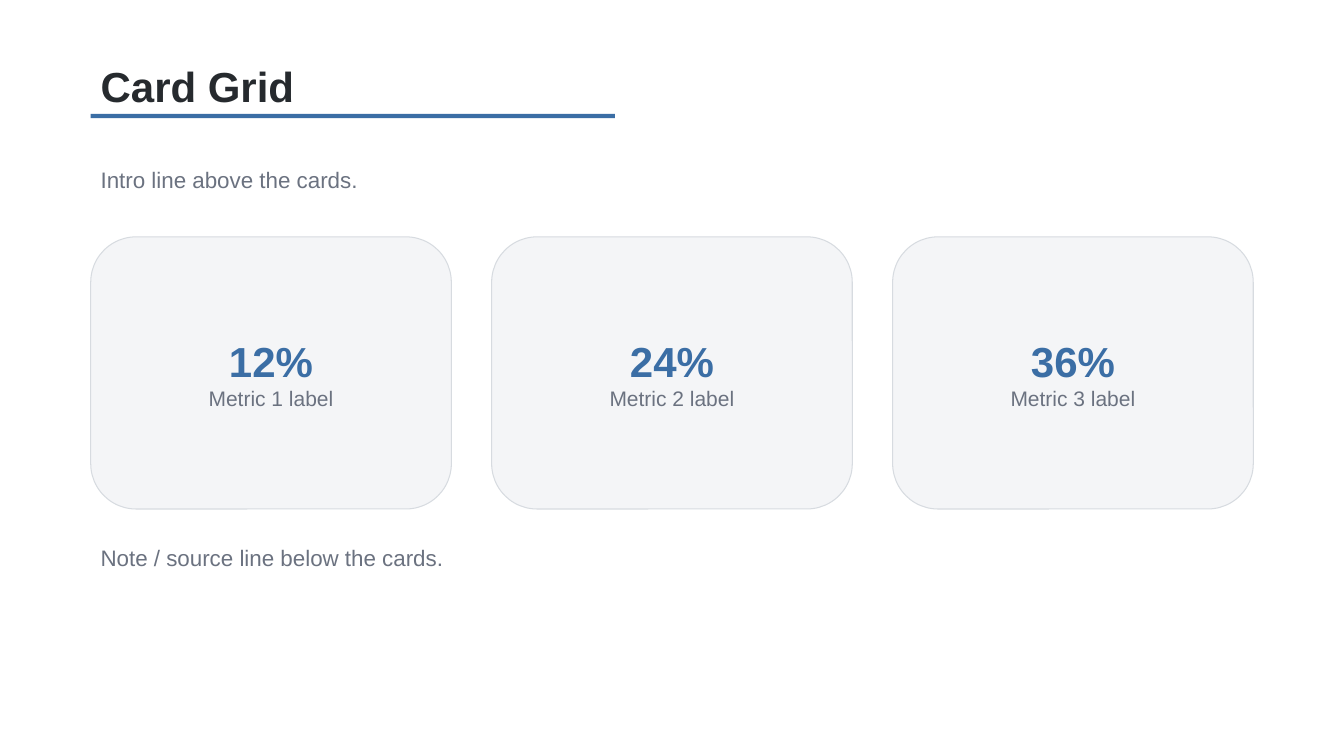
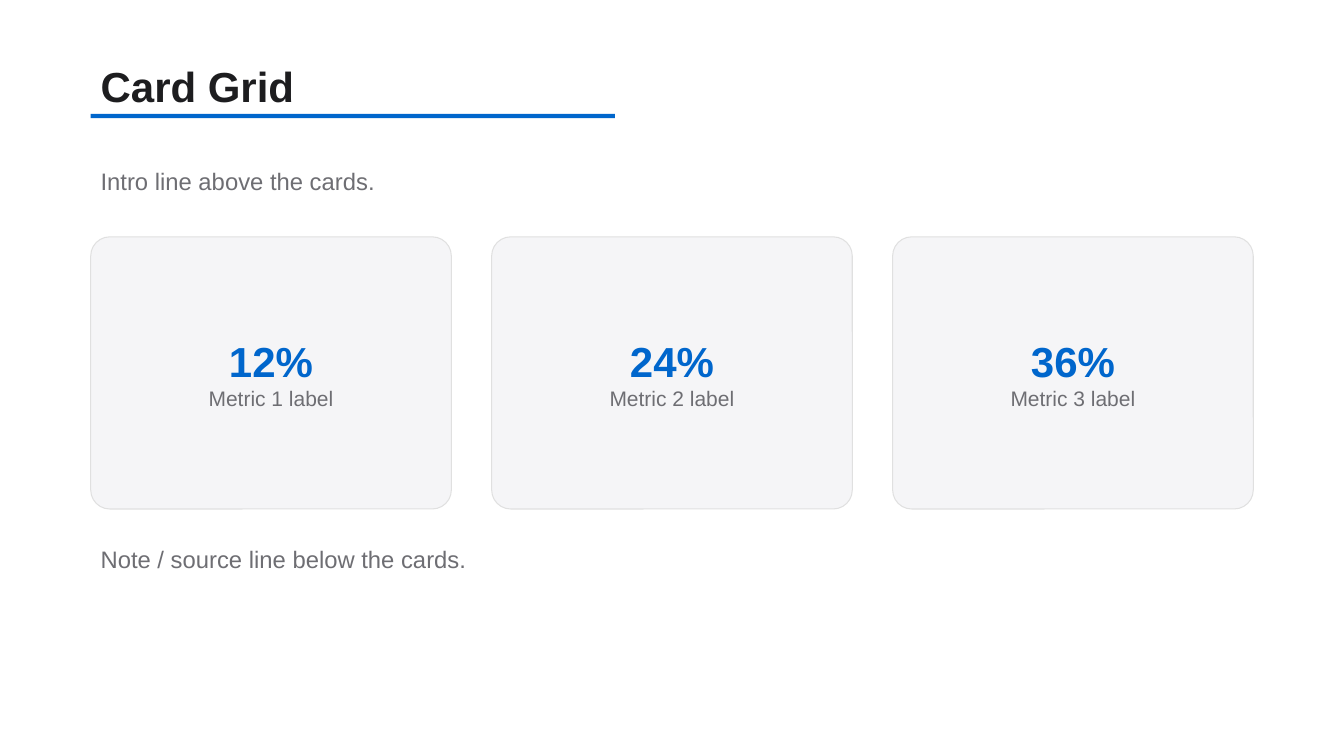
Before and after one commit to TakebumiSuzuki/CC-Dev-Container, a slide deck: slide 16 of template-source/basic_template.pptx. Drawn at 1344x756 pixels with LibreOffice and Linux fonts; fonts in the diff are those of the drawing. Boxes give left, top, right and bottom in pixels: in the first picture for what was removed or moved away, otherwise in the second. Text is boxed around its words. In the diff, an @@ line names an element or a change of style, - is before the commit and + after.

Commit message:
modify design of template pptx

```diff
--- a/template-source/basic_template.pptx
+++ b/template-source/basic_template.pptx
@@ text "Card Grid" at (101, 71, 294, 103): text colour #262A2E to #1D1D1F @@
@@ rectangle at (91, 114, 615, 118): fill #3B6EA5 to #0066CC @@
@@ text "Intro line above the cards." at (101, 173, 375, 190): size 16 to 17 pt, text colour #6B7280 to #6E6E73 @@
@@ rounded rectangle "12%" at (91, 237, 452, 509): text colour #3B6EA5 to #0066CC in "12%"; text colour #6B7280 to #6E6E73 in "Metric 1 label"; fill #F4F5F7 to #F5F5F7; outline #D7DBE0 0.75 pt to #E0E0E0 0.75 pt; proportions changed @@
@@ rounded rectangle "24%" at (492, 237, 853, 509): text colour #3B6EA5 to #0066CC in "24%"; text colour #6B7280 to #6E6E73 in "Metric 2 label"; fill #F4F5F7 to #F5F5F7; outline #D7DBE0 0.75 pt to #E0E0E0 0.75 pt; proportions changed @@
@@ rounded rectangle "36%" at (893, 237, 1254, 509): text colour #3B6EA5 to #0066CC in "36%"; text colour #6B7280 to #6E6E73 in "Metric 3 label"; fill #F4F5F7 to #F5F5F7; outline #D7DBE0 0.75 pt to #E0E0E0 0.75 pt; proportions changed @@
@@ text "Note / source line below ..." at (101, 551, 466, 568): size 16 to 17 pt, text colour #6B7280 to #6E6E73 @@
```
Also in this commit, not shown: 19 other slides changed, 1 other file.
